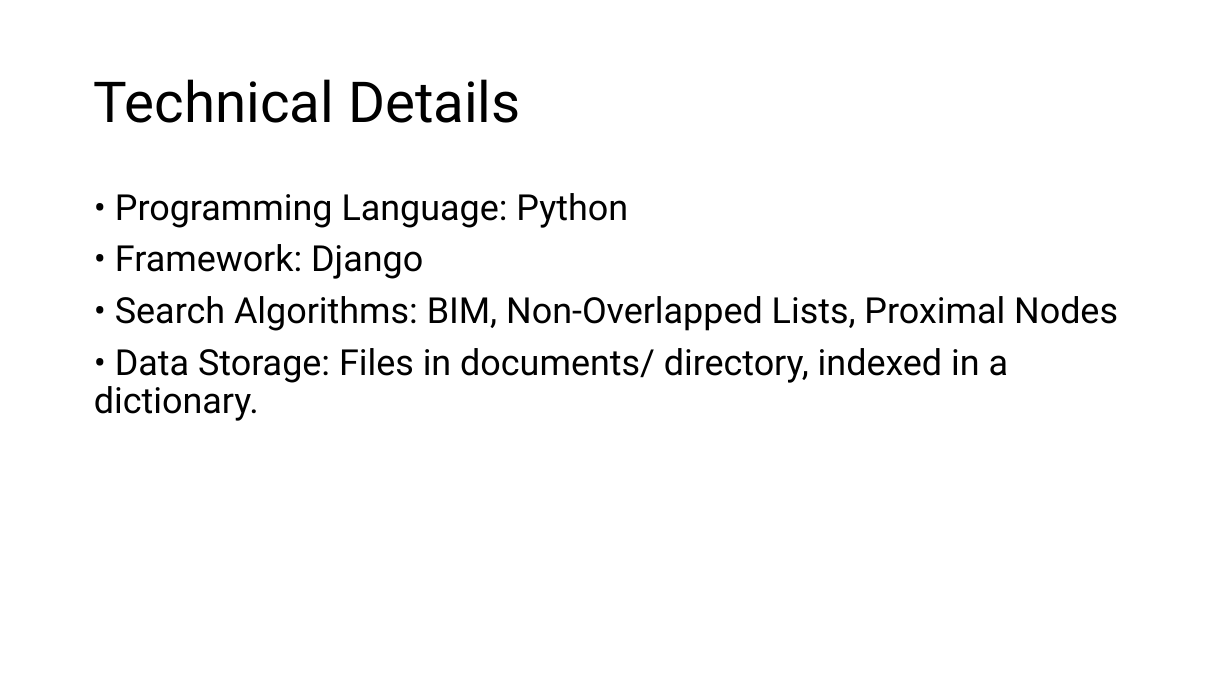
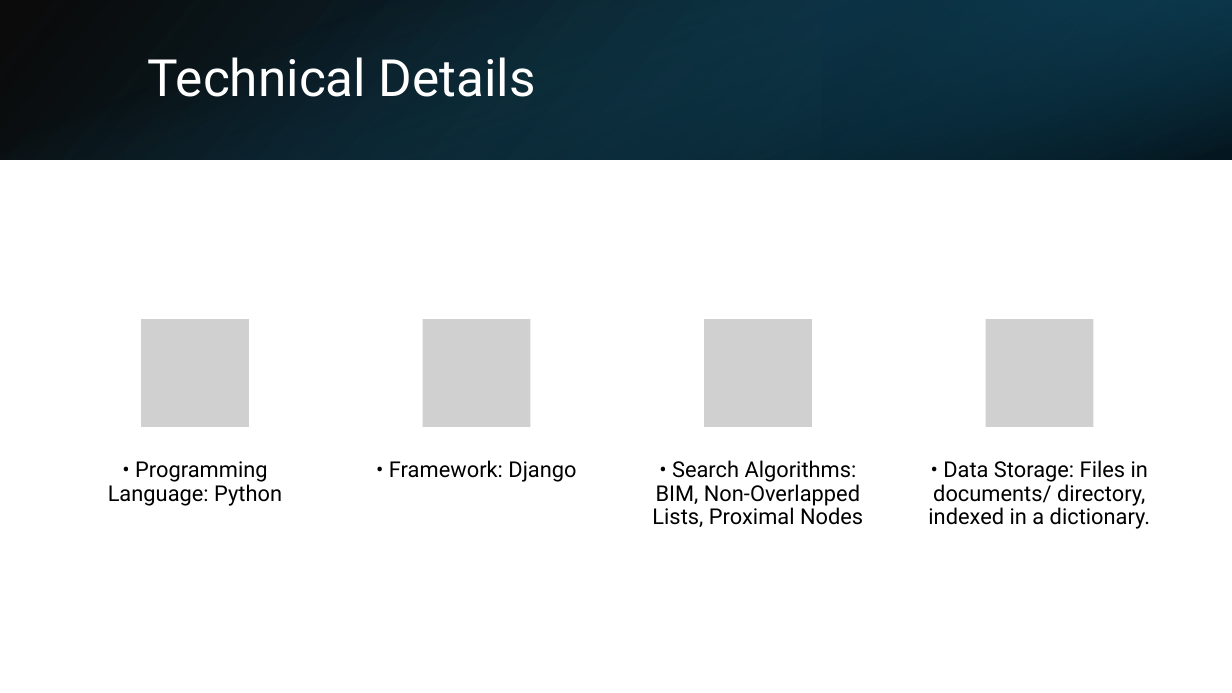
Before and after one commit to AbdulMateenzwl/Information-Retrieval, a slide deck: slide 12 of Assignment 3/Report.pptx. Drawn at 1232x693 pixels with LibreOffice and Linux fonts; fonts in the diff are those of the drawing; grey boxes stand for pictures. Boxes give left, top, right and bottom in pixels: in the first picture for what was removed or moved away, otherwise in the second. Text is boxed around its words. In the diff, an @@ line names an element or a change of style, - is before the commit and + after.

```diff
--- a/Assignment 3/Report.pptx
+++ b/Assignment 3/Report.pptx
@@ rectangle added at [0,0,1232,159], fill gradient #000000 to #104862 @@
@@ rectangle added at [0,0,1232,159], fill gradient #156082 to #000000 @@
@@ rectangle added at [822,0,1232,159], fill gradient #0B3041 to #156082 @@
@@ title "Technical Details": place and size @@
-title "Technical Details" at [94,79,521,123]
+title "Technical Details" at [148,57,536,97]
@@ title "Technical Details" at [148,57,536,97]: size 44 to 40 pt, text colour #000000 to #FFFFFF @@
@@ text removed at [94,193,1118,421] @@
-• Programming Language: Python
-• Framework: Django
-• Search Algorithms: BIM, Non-Overlapped Lists, Proximal Nodes
-• Data Storage: Files in documents/ directory, indexed in a dictionary.
@@ group added at [108,319,1150,529]: 4 pictures, 4 texts @@
+• Programming Language: Python
+• Framework: Django
+• Search Algorithms: BIM, Non-Overlapped Lists, Proximal Nodes
+• Data Storage: Files in documents/ directory, indexed in a dictionary.
```
Also in this commit, not shown: 9 other slides changed, 11 other files.
